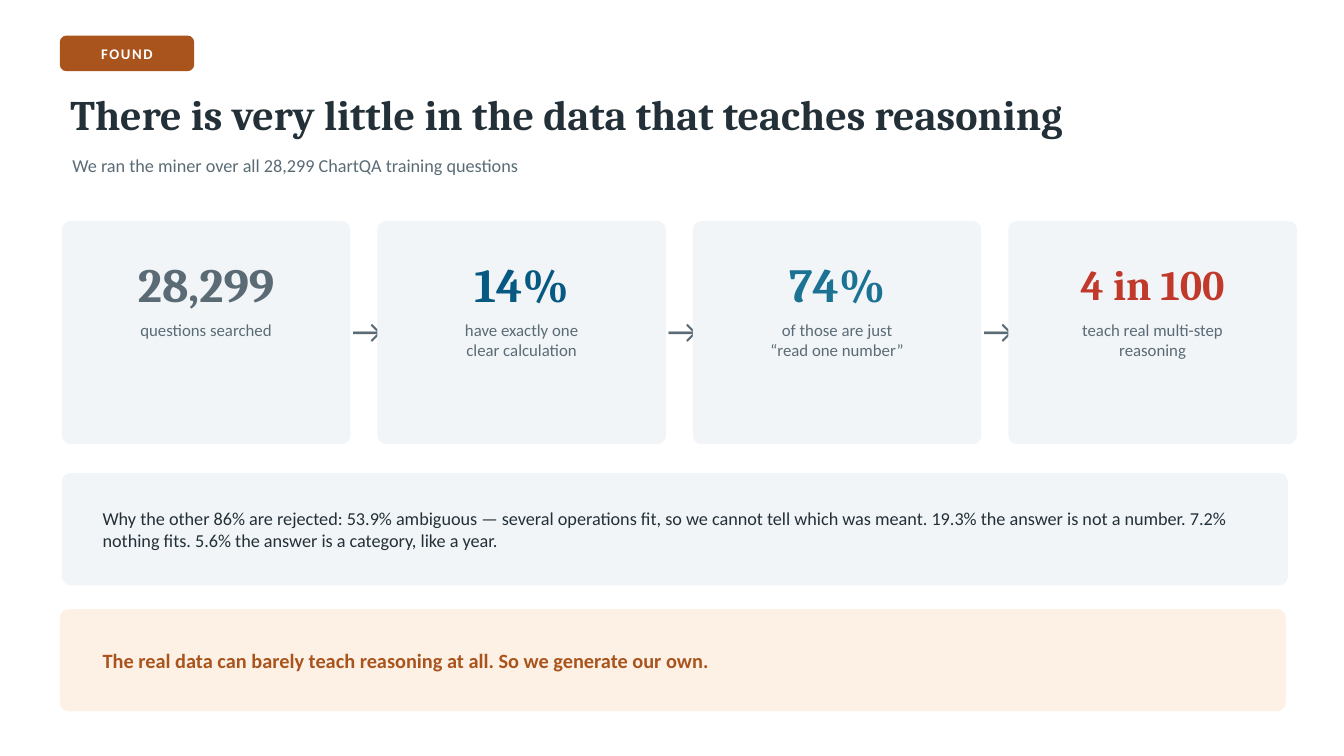
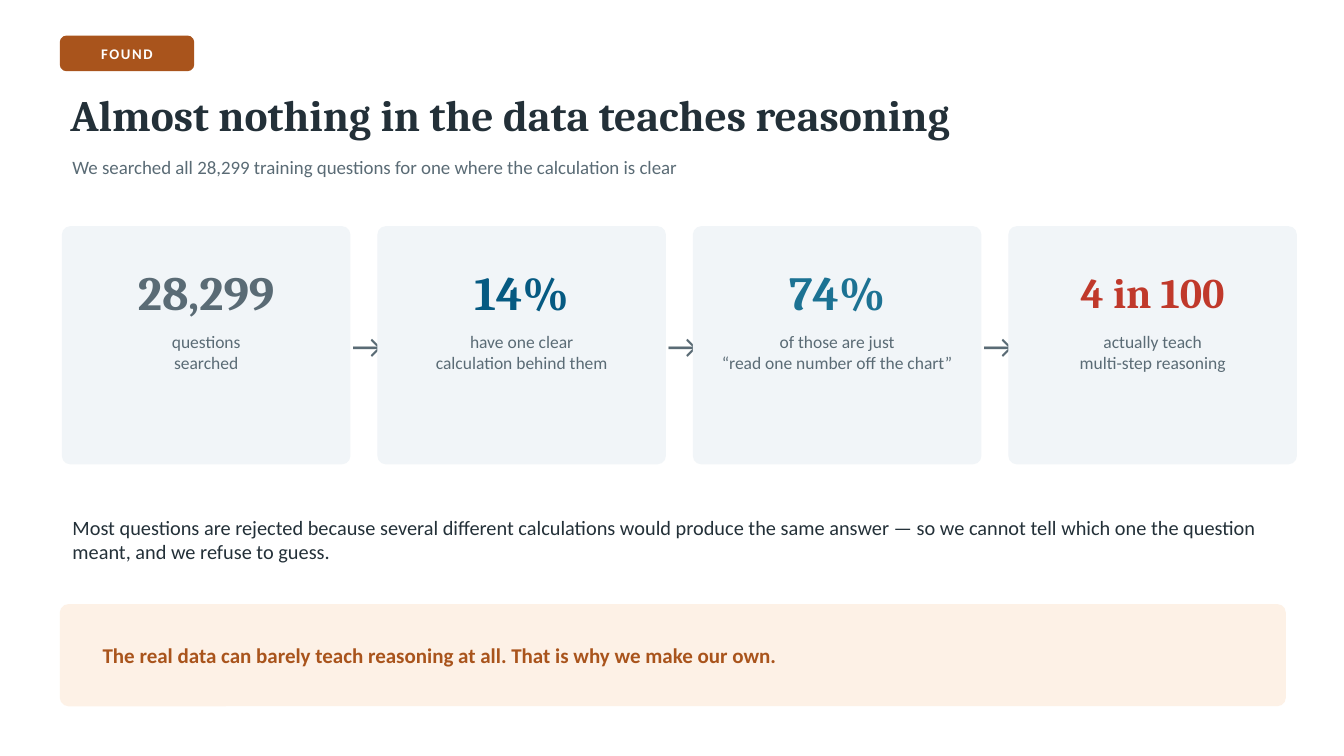
Before and after one commit to Ahmed-Elghazaly/chartqa-dual-target, a slide deck: slide 12 of presentation/ChartQA-Week1.pptx (slide 14 before the commit). Drawn at 1344x756 pixels with LibreOffice and Linux fonts; fonts in the diff are those of the drawing. Boxes give left, top, right and bottom in pixels: in the first picture for what was removed or moved away, otherwise in the second. Text is boxed around its words. In the diff, an @@ line names an element or a change of style, - is before the commit and + after.

```diff
--- a/presentation/ChartQA-Week1.pptx
+++ b/presentation/ChartQA-Week1.pptx
@@ text at box(70, 100, 950, 141): text changed; size 30 to 31 pt @@
-There is very little in the data that teaches reasoning
+Almost nothing in the data teaches reasoning
@@ text at box(72, 161, 677, 177): text changed; size 13 to 13.5 pt @@
-We ran the miner over all 28,299 ChartQA training questions
+We searched all 28,299 training questions for one where the calculation is clear
@@ rounded rectangle: place and size @@
-rounded rectangle at box(63, 222, 350, 444)
+rounded rectangle at box(63, 227, 350, 464)
@@ rounded rectangle: place and size @@
-rounded rectangle at box(378, 222, 665, 444)
+rounded rectangle at box(378, 227, 665, 464)
@@ rounded rectangle: place and size @@
-rounded rectangle at box(694, 222, 981, 444)
+rounded rectangle at box(694, 227, 981, 464)
@@ proportions changed in 4 elements at box(63, 227, 350, 464), box(378, 227, 665, 464), box(694, 227, 981, 464), box(1009, 227, 1297, 464) @@
@@ rounded rectangle: place and size @@
-rounded rectangle at box(1009, 222, 1297, 444)
+rounded rectangle at box(1009, 227, 1297, 464)
@@ text "28,299": place and size @@
-text "28,299" at box(138, 269, 274, 309)
+text "28,299" at box(138, 277, 274, 317)
@@ text "14%": place and size @@
-text "14%" at box(474, 269, 568, 303)
+text "14%" at box(474, 277, 568, 311)
@@ text "74%": place and size @@
-text "74%" at box(789, 269, 885, 304)
+text "74%" at box(789, 277, 885, 312)
@@ text "4 in 100": place and size @@
-text "4 in 100" at box(1081, 271, 1225, 301)
+text "4 in 100" at box(1081, 279, 1225, 309)
@@ 3 texts: place and size @@
-3 texts at box(352, 308, 1009, 353)
+3 texts at box(352, 323, 1009, 368)
@@ text at box(172, 336, 241, 369): text changed; size 12 to 12.5 pt @@
-questions searched
+questions
+searched
@@ text at box(436, 336, 608, 369): text changed; size 12 to 12.5 pt @@
-have exactly one
-clear calculation
+have one clear
+calculation behind them
@@ text "of those are just": place and size @@
-text "of those are just" at box(770, 324, 904, 356)
+text "of those are just" at box(722, 336, 952, 369)
@@ text at box(722, 356, 952, 369): text changed; size 12 to 12.5 pt @@
-“read one number”
+“read one number off the chart”
@@ text at box(780, 336, 895, 351): size 12 to 12.5 pt in "of those are just" @@
@@ text at box(1080, 336, 1226, 372): text changed; size 12 to 12.5 pt @@
-teach real multi-step
-reasoning
+actually teach
+multi-step reasoning
@@ text "Most questions are rejected because ...": place and size @@
-text "Most questions are rejected because ..." at box(63, 474, 1288, 585)
+text "Most questions are rejected because ..." at box(72, 521, 1255, 563)
@@ text "Most questions are rejected because ..." at box(72, 521, 1255, 563): fill #F1F5F8 to none; outline #F1F5F8 1 pt to none @@
@@ text at box(72, 521, 1255, 563): text added @@
+Most questions are rejected because several different calculations would produce the same answer — so we cannot tell which one the question meant, and we refuse to guess.
@@ text removed at box(103, 512, 1226, 550) @@
-Why the other 86% are rejected: 53.9% ambiguous — several operations fit, so we cannot tell which was meant. 19.3% the answer is not a number. 7.2% nothing fits. 5.6% the answer is a category, like a year.
@@ rounded rectangle: place and size @@
-rounded rectangle at box(60, 610, 1286, 711)
+rounded rectangle at box(60, 605, 1286, 706)
@@ text at box(103, 648, 776, 667): text changed; size 14.5 to 15 pt @@
-The real data can barely teach reasoning at all. So we generate our own.
+The real data can barely teach reasoning at all. That is why we make our own.
```
Also in this commit, not shown: 4 other slides changed, 9 slides added, 14 slides removed, 7 other files.
